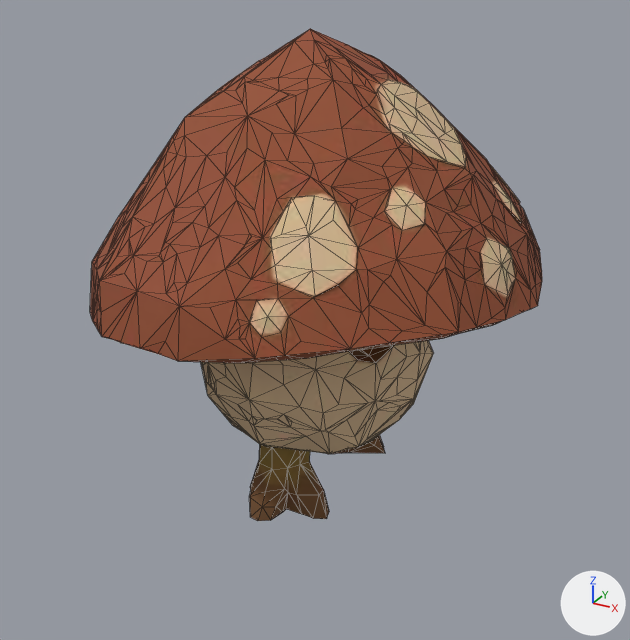
Before and after pictures for a commit that changed the glTF model ecorce/modeles/m_champignon_grognon_v2_tripo.glb.
Camera for both pictures: a camera (50 mm lens) standing at (0.865, -1.571, 0.665) and looking at (0.017, -0.029, -0.106). Arrows for +X, +Y and +Z are at lower right; the lights stay in place. The first picture is the older version. Mesh edges are drawn as thin lines. Vertices at exactly the same position are counted once.

Names of what the first picture shows: 'tripo_node_c16fc27b-59ea-4795-bf77-3dd40f950547'.
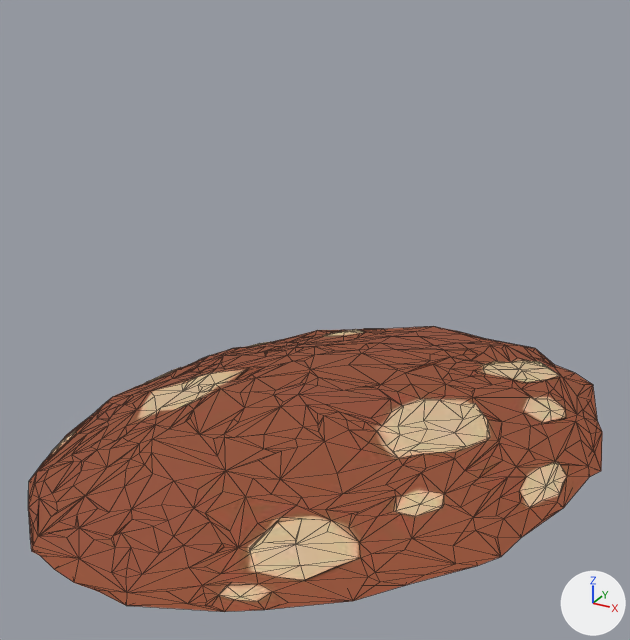
The newer file adds a shape key; the second version is drawn at full value of the shape key 'aplati' of 'tripo_node_c16fc27b-59ea-4795-bf77-3dd40f950547', and the change is written as the vertex moves it makes.

Edits to the bpy script that builds the scene:
```text
Change me_tripo_mesh_c16fc27b_59ea_4795_bf77_3dd40f950547:
    used by ob_tripo_node_c16fc27b_59ea_4795_bf77_3dd40f950547; location = (0.0, 0.0, 0.0); scale = (0.5, 0.5, 0.5)
    remove me_tripo_mesh_c16fc27b_59ea_4795_bf77_3dd40f950547.from_pydata(...)  # 1374 vertices, 2746 faces; spans x -0.98..0.98, y -1.0..1.0, z -1.0..1.0
    add me_tripo_mesh_c16fc27b_59ea_4795_bf77_3dd40f950547.from_pydata(...)  # 1374 vertices, 2746 faces; spans x -0.53..0.7, y -0.34..0.91, z 0.04..0.26
    me_tripo_mesh_c16fc27b_59ea_4795_bf77_3dd40f950547 part 1: the whole mesh is multiplied about its middle by the matrix ((0.624, 0.0, -0.012), (0.0, 0.631, 0.0), (0.094, 0.0, 0.082)), then moved by (0.08, 0.28, 0.15)
Change ob_tripo_node_c16fc27b_59ea_4795_bf77_3dd40f950547:
    ob_tripo_node_c16fc27b_59ea_4795_bf77_3dd40f950547.location: (0.0, 0.0, 0.0) -> (-0.105, -0.308, -0.573)
    ob_tripo_node_c16fc27b_59ea_4795_bf77_3dd40f950547.scale: (0.5, 0.5, 0.5) -> (1.09, 1.09, 1.09)
```

Changed parts and their boxes [x1, y1, x2, y2] in the pictures (630 x 640 px):
'tripo_node_c16fc27b-59ea-4795-bf77-3dd40f950547', reshaped, moved, rescaled (27% wider, 42% shorter): before [90, 29, 542, 521]; after [28, 326, 602, 612]
